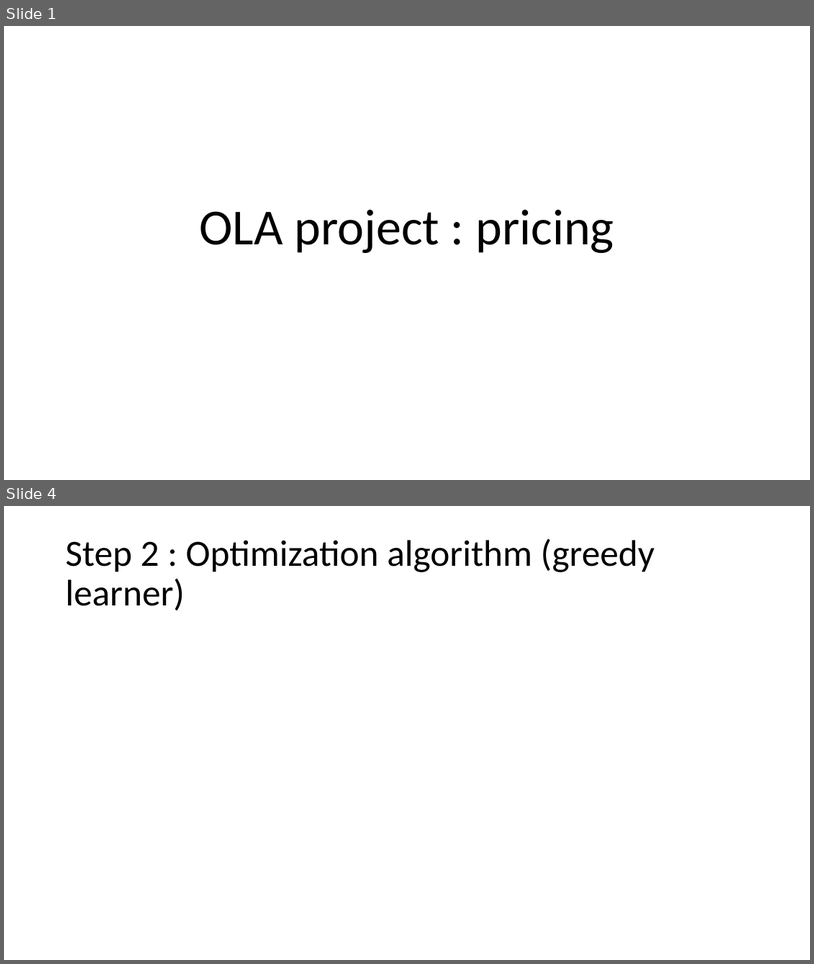
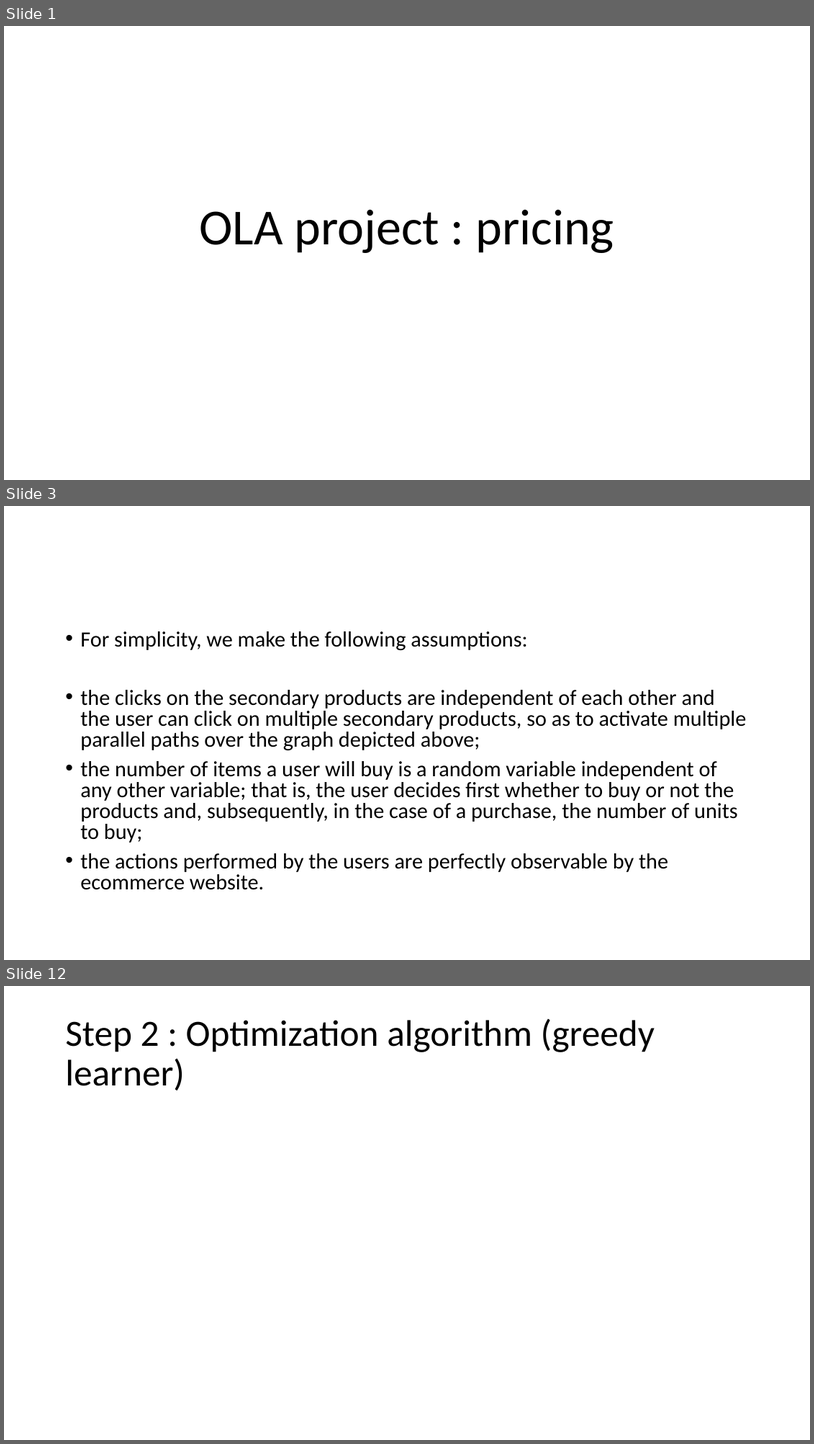
Before and after one commit to Anas-Bahtaoui/Online-Learning, a slide deck: project_slides.pptx. Shown one above the other, each under a label of ours: slides 1 and 4 before the commit, slides 1, 3 and 12 after it; the slides between them are not shown. The pictures are 814x964 and 814x1444 pixels, drawn with LibreOffice and Linux fonts; fonts in the diff are those of the drawing. Boxes give left, top, right and bottom in pixels: in the first picture for what was removed or moved away, otherwise in the second. Text is boxed around its words. In the diff, an @@ line names an element or a change of style, - is before the commit and + after.

```diff
--- a/project_slides.pptx
+++ b/project_slides.pptx
@@ slide 3 added at (x1=4, y1=506, x2=810, y2=960), background #FFFFFF @@
@@ text added at (x1=80, y1=631, x2=747, y2=890), 25.9 pt, text #000000 @@
+• For simplicity, we make the following assumptions:
+• the clicks on the secondary products are independent of each other and the user can click on multiple secondary products, so as to activate multiple parallel paths over the graph depicted above;
+• the number of items a user will buy is a random variable independent of any other variable; that is, the user decides first whether to buy or not the products and, subsequently, in the case of a purchase, the number of units to buy;
+• the actions performed by the users are perfectly observable by the ecommerce website.
@@ what was slide 4 is now slide 12 @@
```
Also in this commit, not shown: 1 slide changed, 8 other slides added, 1 slide removed.
